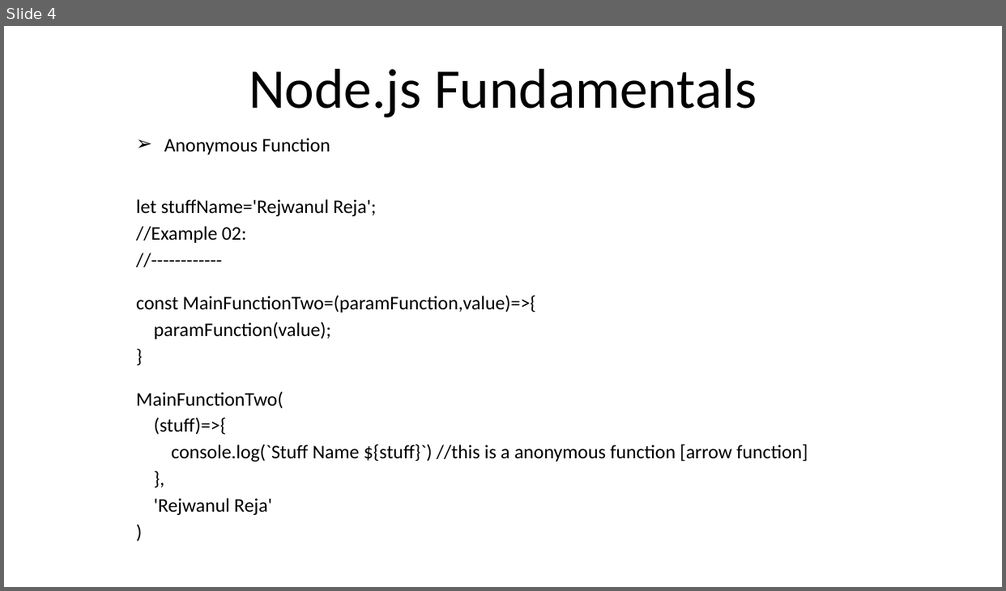
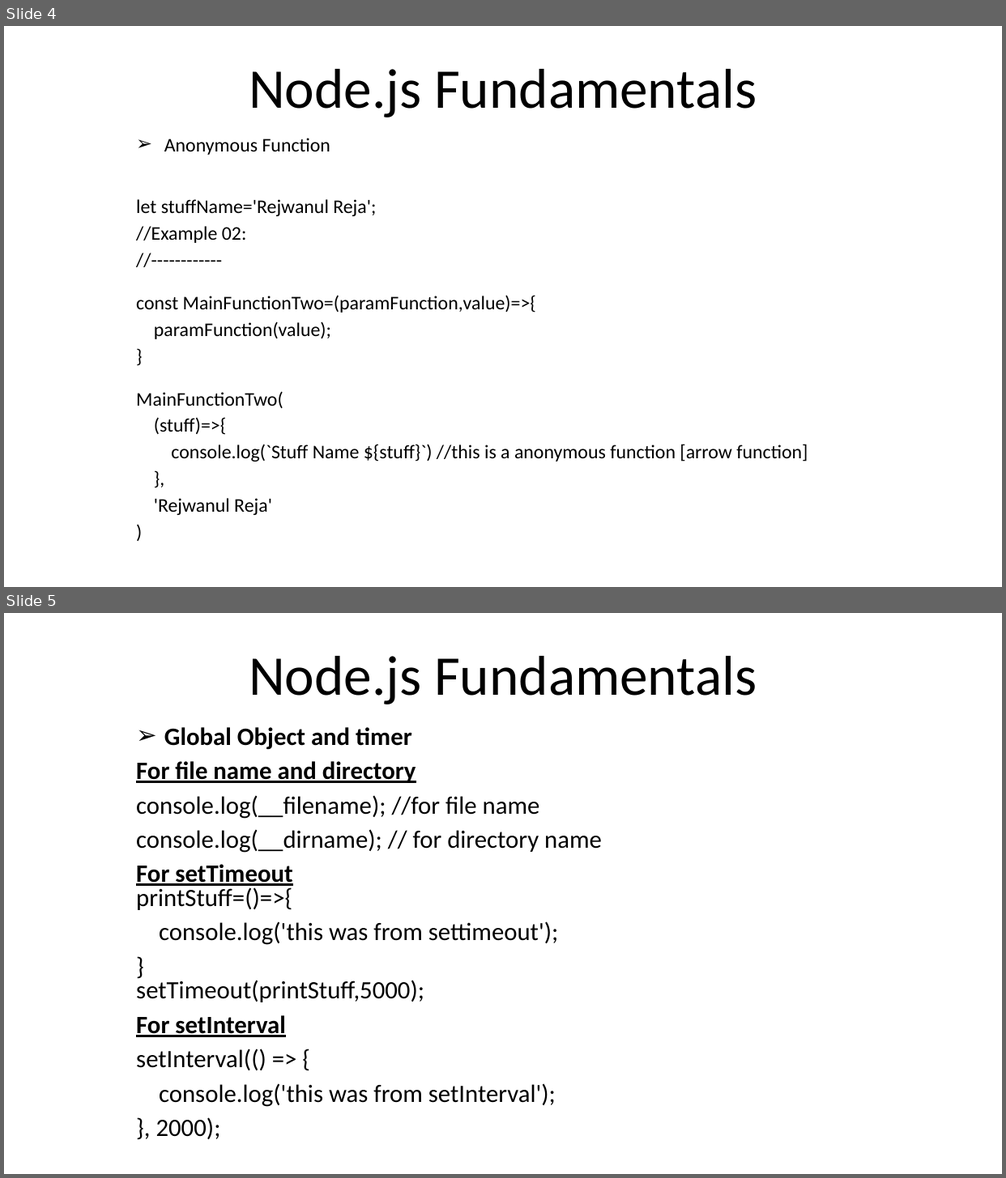
Before and after one commit to rezaice07/nodejs-fundamentals, a slide deck: ppt/01. Introduction.pptx. Shown one above the other, each under a label of ours: slide 4 before the commit, slides 4 and 5 after it. The pictures are 1006x591 and 1006x1178 pixels, drawn with LibreOffice and Linux fonts; fonts in the diff are those of the drawing. Boxes give left, top, right and bottom in pixels: in the first picture for what was removed or moved away, otherwise in the second. Text is boxed around its words. In the diff, an @@ line names an element or a change of style, - is before the commit and + after.

```diff
--- a/ppt/01. Introduction.pptx
+++ b/ppt/01. Introduction.pptx
@@ slide 5 added at [4, 613, 1002, 1174], background #FFFFFF @@
@@ title added at [249, 656, 756, 705], 54 pt, text #000000 @@
+Node.js Fundamentals
@@ subtitle added at [136, 727, 602, 1139], 24 pt, text #000000 @@
+➢ Global Object and timer
+For file name and directory
+console.log(__filename); //for file name
+console.log(__dirname); // for directory name
+For setTimeout
+printStuff=()=>{
+console.log('this was from settimeout');
+}
+setTimeout(printStuff,5000);
+For setInterval
+setInterval(() => {
+console.log('this was from setInterval');
+}, 2000);
```
Also in this commit, not shown: 3 other slides added, 5 other files.
